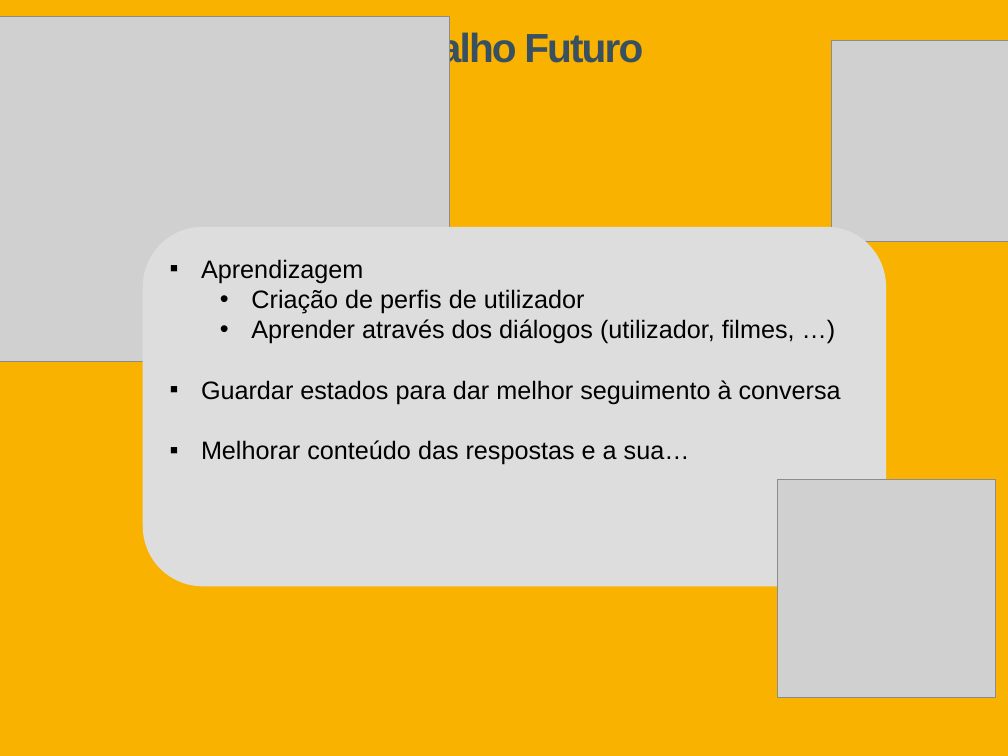
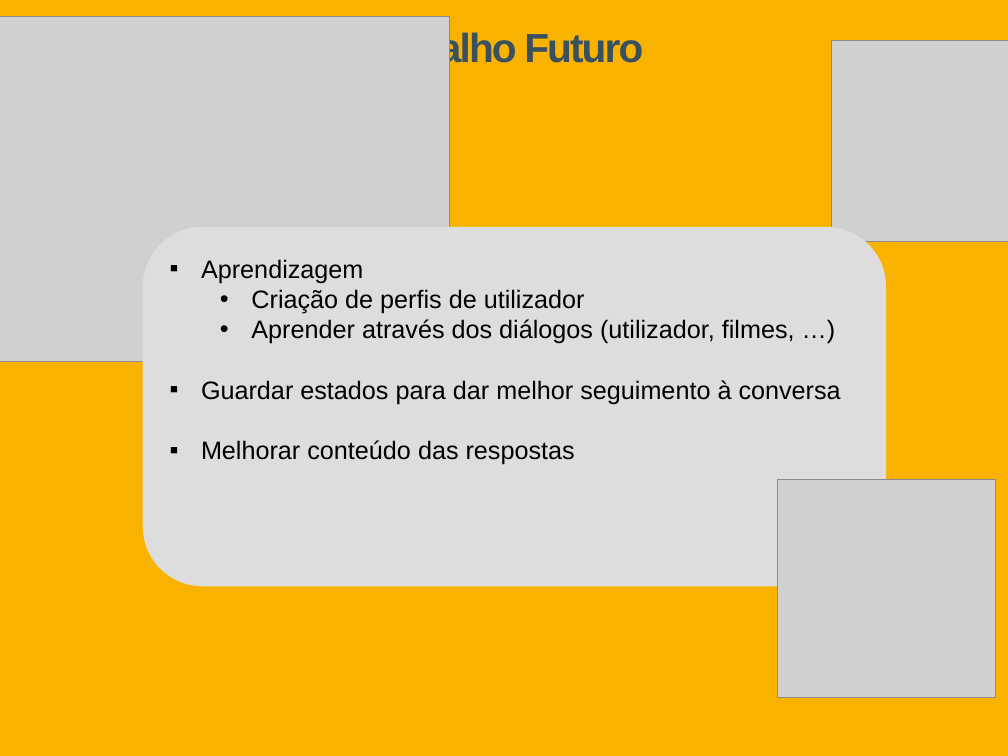
Before and after one commit to Tibblue/PLC, a slide deck: slide 16 of LEI/apresentações/checkpoint2/apresLEI_grupo47.pptx. Drawn at 1008x756 pixels with LibreOffice and Linux fonts; fonts in the diff are those of the drawing; grey boxes stand for pictures. Boxes give left, top, right and bottom in pixels: in the first picture for what was removed or moved away, otherwise in the second. Text is boxed around its words. In the diff, an @@ line names an element or a change of style, - is before the commit and + after.

```diff
--- a/LEI/apresentações/checkpoint2/apresLEI_grupo47.pptx
+++ b/LEI/apresentações/checkpoint2/apresLEI_grupo47.pptx
@@ text at (201,440,575,465): text changed @@
-▪ Melhorar conteúdo das respostas e a sua…
+▪ Melhorar conteúdo das respostas
```
Also in this commit, not shown: 2 other slides changed.
